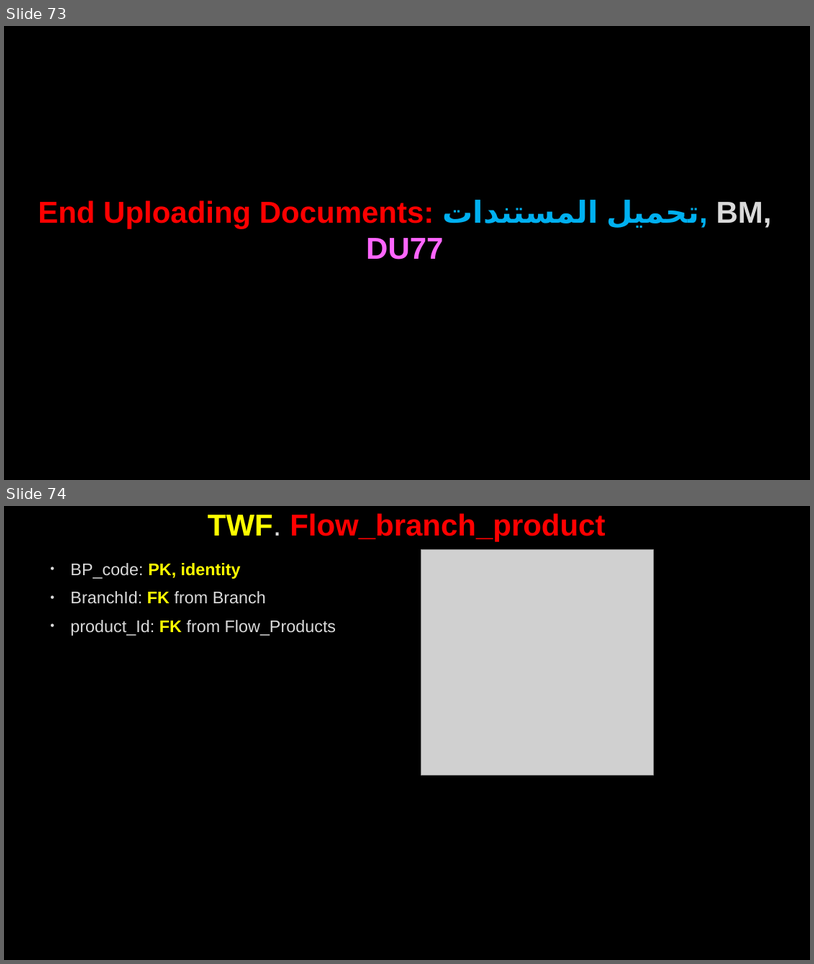
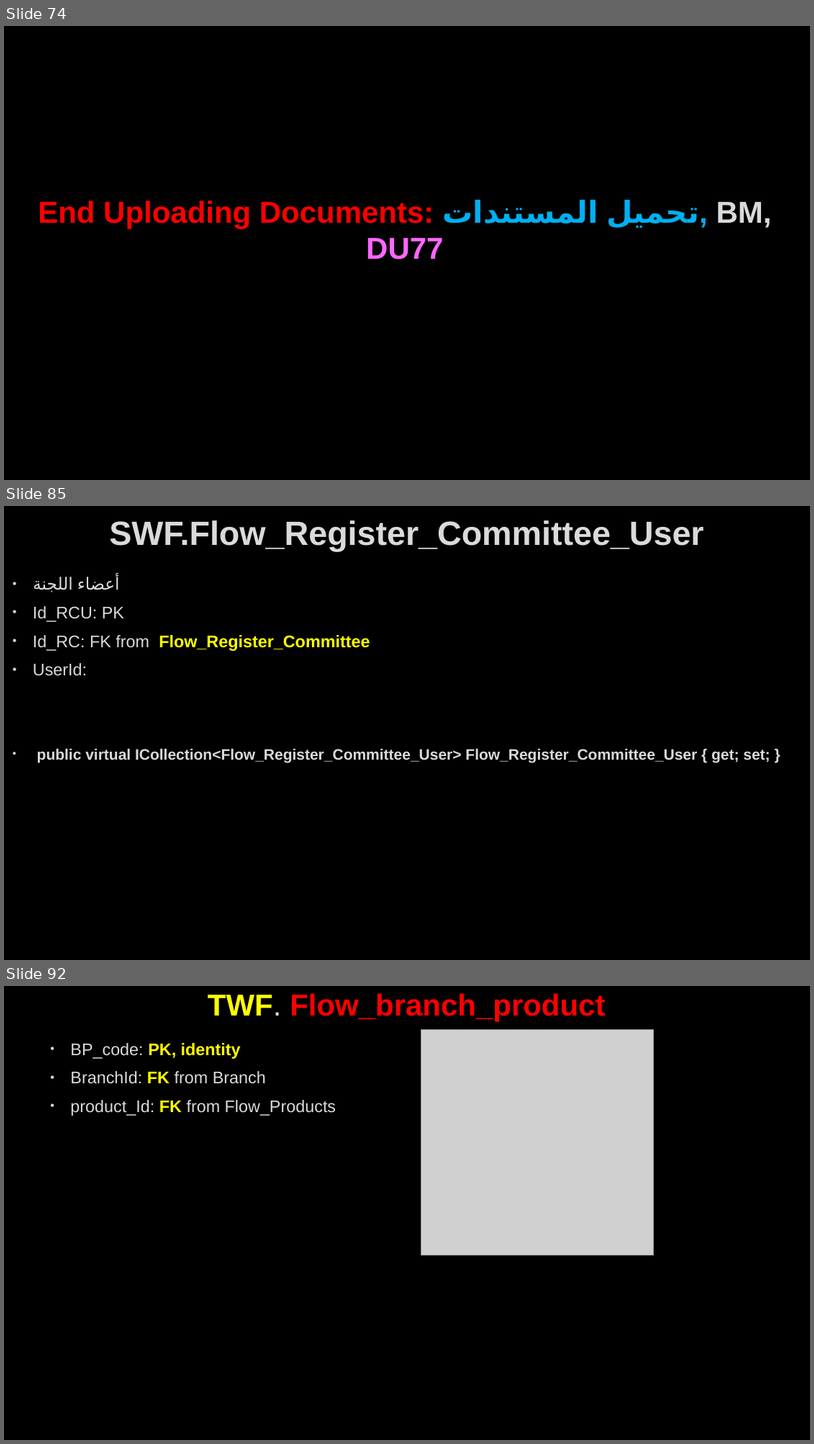
Before and after one commit to AhmedMohamedSamir1/Summary, a slide deck: Dot Net/Business.pptx. Shown one above the other, each under a label of ours: slides 73 and 74 before the commit, slides 74, 85 and 92 after it; the slides between them are not shown. The pictures are 814x964 and 814x1444 pixels, drawn with LibreOffice and Linux fonts; fonts in the diff are those of the drawing; grey boxes stand for pictures; background and template pictures are left out. Boxes give left, top, right and bottom in pixels: in the first picture for what was removed or moved away, otherwise in the second. Text is boxed around its words. In the diff, an @@ line names an element or a change of style, - is before the commit and + after.

```diff
--- a/Dot Net/Business.pptx
+++ b/Dot Net/Business.pptx
@@ slide 85 added at (4,506,810,960), background picture (left out) @@
@@ title added at (109,520,704,552), 40 pt, text #DADADA, bold @@
+SWF.Flow_Register_Committee_User
@@ text added at (33,576,770,762), 18 pt, text #DADADA, bold @@
+• أعضاء اللجنة
+• Id_RCU: PK
+• Id_RC: FK from Flow_Register_Committee
+• UserId:
+• public virtual ICollection<Flow_Register_Committee_User> Flow_Register_Committee_User { get; set; }
@@ what was slide 73 is now slide 74 @@
@@ what was slide 74 is now slide 92 @@
```
Also in this commit, not shown: 16 slides changed, 37 other slides added, 2 slides removed, 7 other files.
